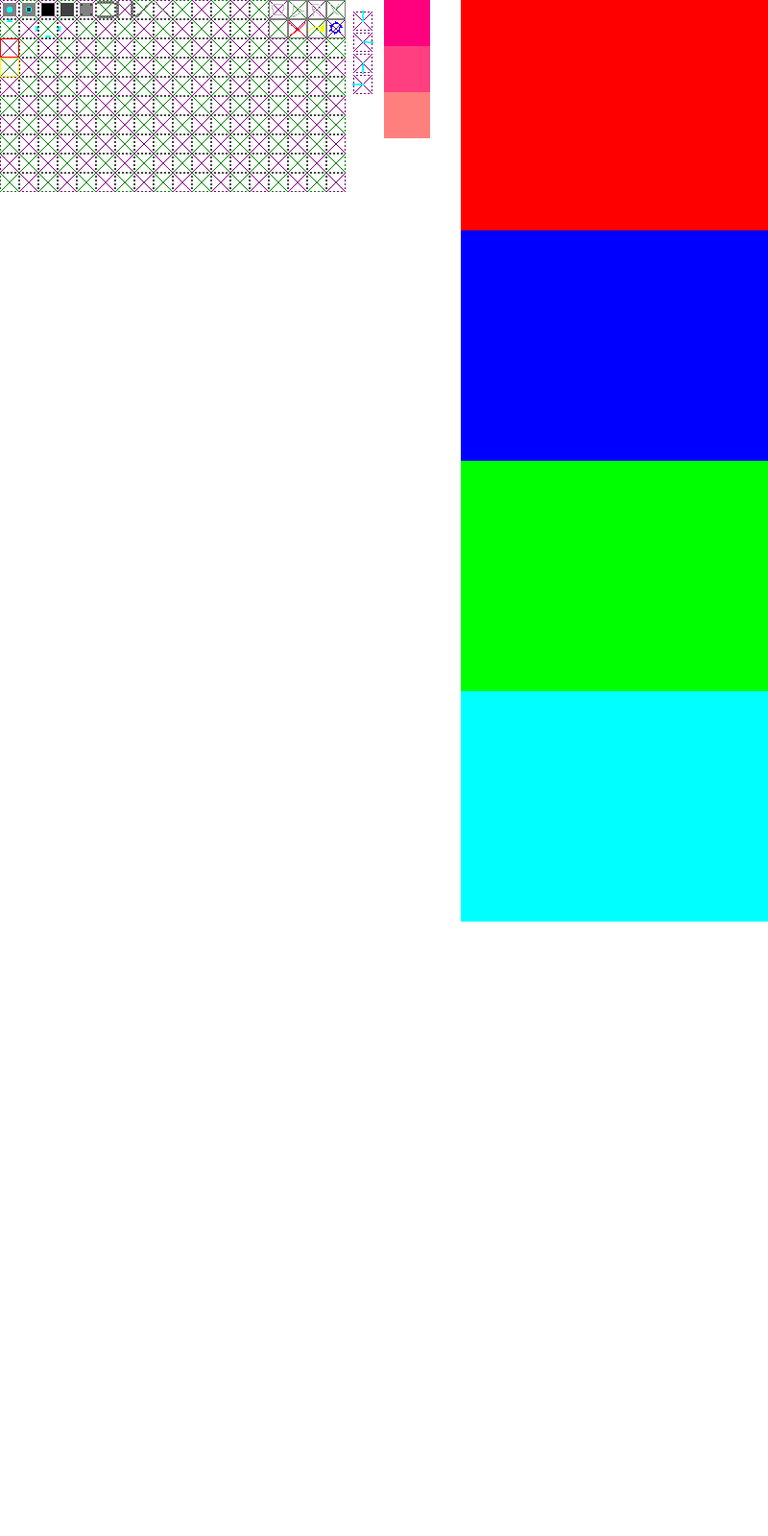
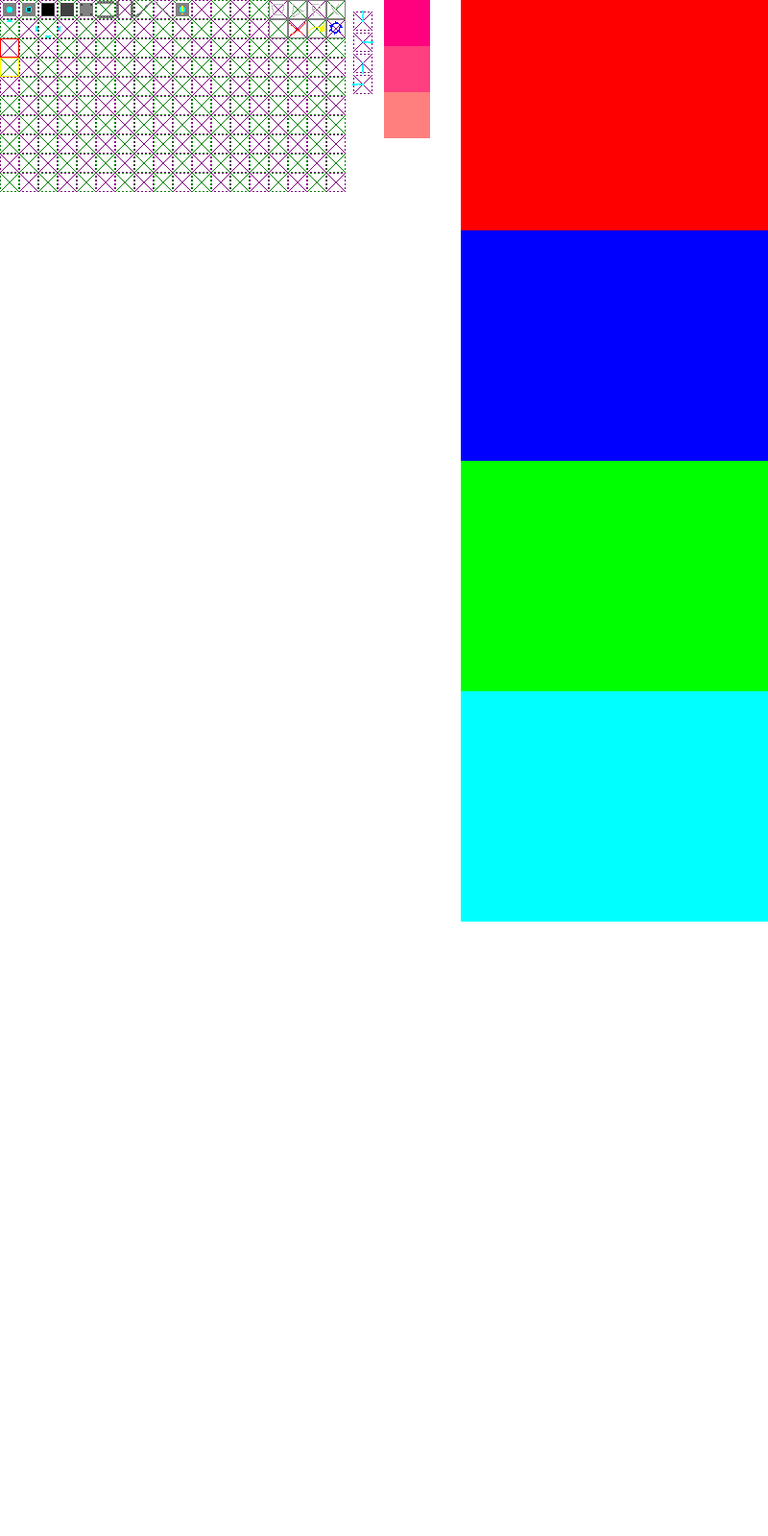
Comparing the layer stacks of the two 768×1536 images. Changes:
painted on "stuff" over bbox(175, 2, 190, 17)
